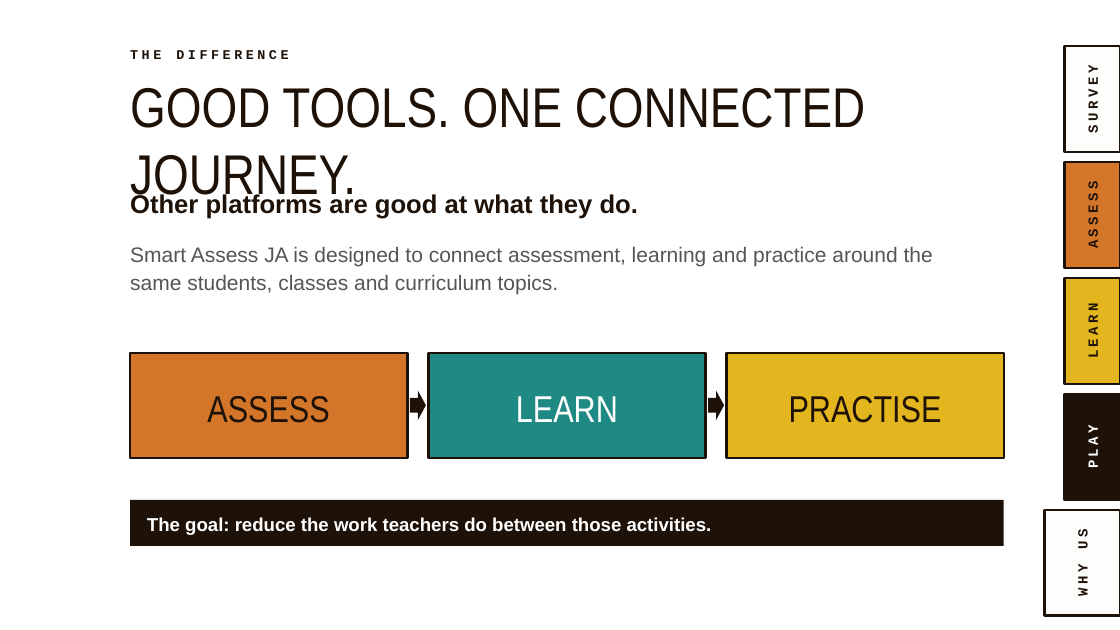
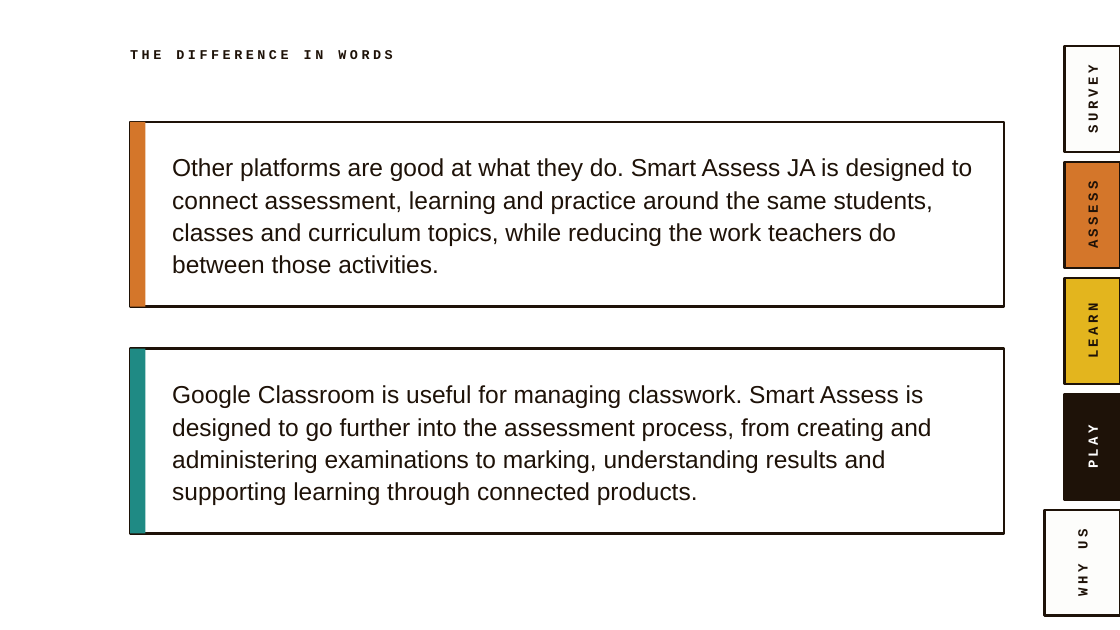
Before and after one commit to MrStevenGordon/exam-platform, a slide deck: slide 28 of marketing/presentation/Smart-Assess-Ja-Manchester-Presentation-v2.pptx (slide 26 before the commit). Drawn at 1120x630 pixels with LibreOffice and Linux fonts; fonts in the diff are those of the drawing; background and template pictures are left out. Boxes give left, top, right and bottom in pixels: in the first picture for what was removed or moved away, otherwise in the second. Text is boxed around its words. In the diff, an @@ line names an element or a change of style, - is before the commit and + after.

```diff
--- a/marketing/presentation/Smart-Assess-Ja-Manchester-Presentation-v2.pptx
+++ b/marketing/presentation/Smart-Assess-Ja-Manchester-Presentation-v2.pptx
@@ text at (x1=304, y1=50, x2=392, y2=59): text changed @@
-THE DIFFERENCE
+THE DIFFERENCE IN WORDS
@@ text removed at (x1=130, y1=88, x2=865, y2=204) @@
-GOOD TOOLS. ONE CONNECTED JOURNEY.
@@ rectangle added at (x1=130, y1=122, x2=1004, y2=307), fill #FFFFFF, outline #1E1208 2 pt @@
@@ rectangle added at (x1=130, y1=122, x2=145, y2=307), fill #D4762A @@
@@ text "Other platforms are good at ..." at (x1=172, y1=158, x2=972, y2=274): vertical alignment top to middle @@
@@ text at (x1=172, y1=158, x2=972, y2=274): text changed; size 18 to 21 pt; text colour #555555 to #1E1208 @@
-Smart Assess JA is designed to connect assessment, learning and practice around the same students, classes and curriculum topics.
+Other platforms are good at what they do. Smart Assess JA is designed to connect assessment, learning and practice around the same students, classes and curriculum topics, while reducing the work teachers do between those activities.
@@ text removed at (x1=130, y1=192, x2=638, y2=219) @@
-Other platforms are good at what they do.
@@ rectangle resized from (x1=130, y1=353, x2=408, y2=458) to (x1=130, y1=349, x2=1004, y2=534) @@
@@ rectangle at (x1=130, y1=349, x2=1004, y2=534): fill #D4762A to #FFFFFF @@
@@ rectangle added at (x1=130, y1=349, x2=145, y2=534), fill #1F8A84 @@
@@ rectangle removed at (x1=429, y1=353, x2=706, y2=458) @@
@@ rectangle removed at (x1=727, y1=353, x2=1004, y2=458) @@
@@ text added at (x1=172, y1=385, x2=932, y2=505), 21 pt, text #1E1208 @@
+Google Classroom is useful for managing classwork. Smart Assess is designed to go further into the assessment process, from creating and administering examinations to marking, understanding results and supporting learning through connected products.
@@ text removed at (x1=207, y1=396, x2=329, y2=423) @@
-ASSESS
@@ right arrow removed at (x1=410, y1=391, x2=426, y2=420) @@
@@ text removed at (x1=516, y1=396, x2=618, y2=422) @@
-LEARN
@@ right arrow removed at (x1=708, y1=391, x2=724, y2=420) @@
@@ text removed at (x1=789, y1=396, x2=942, y2=423) @@
-PRACTISE
@@ rectangle removed at (x1=130, y1=500, x2=1004, y2=546) @@
@@ text removed at (x1=147, y1=517, x2=712, y2=535) @@
-The goal: reduce the work teachers do between those activities.
```
Also in this commit, not shown: 2 slides added, 1 slide removed, 21 other files.
